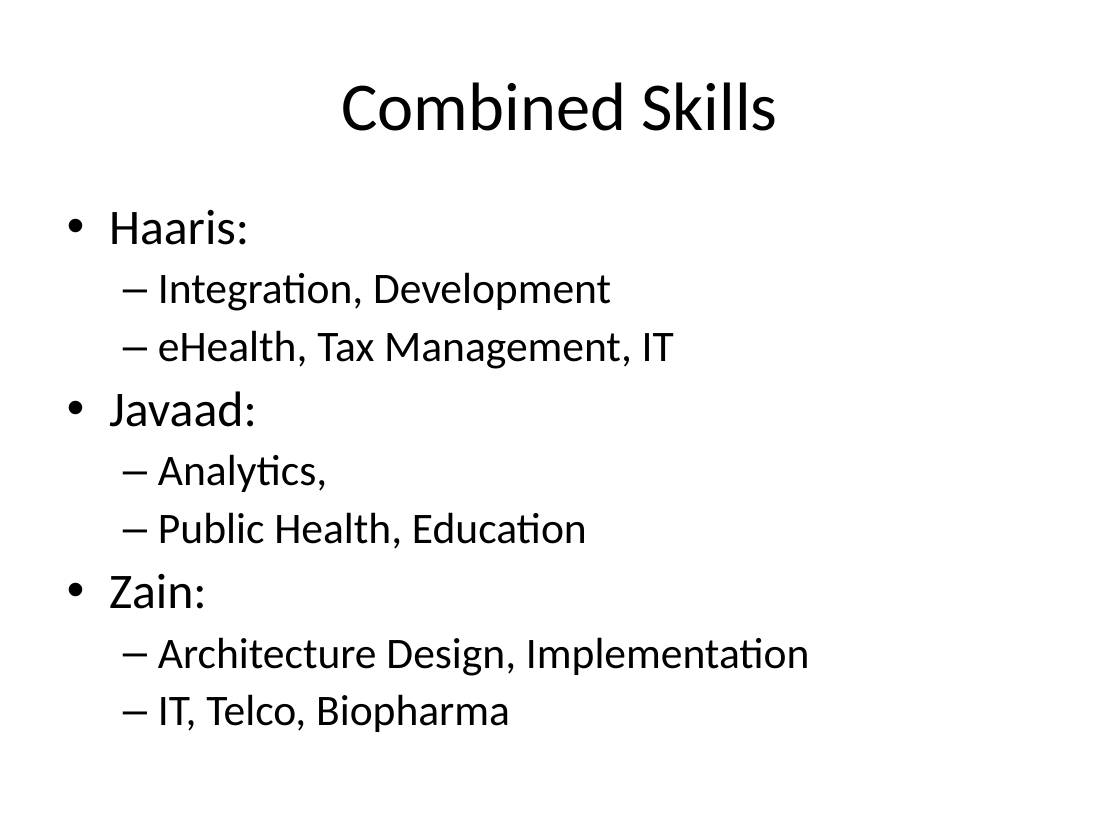
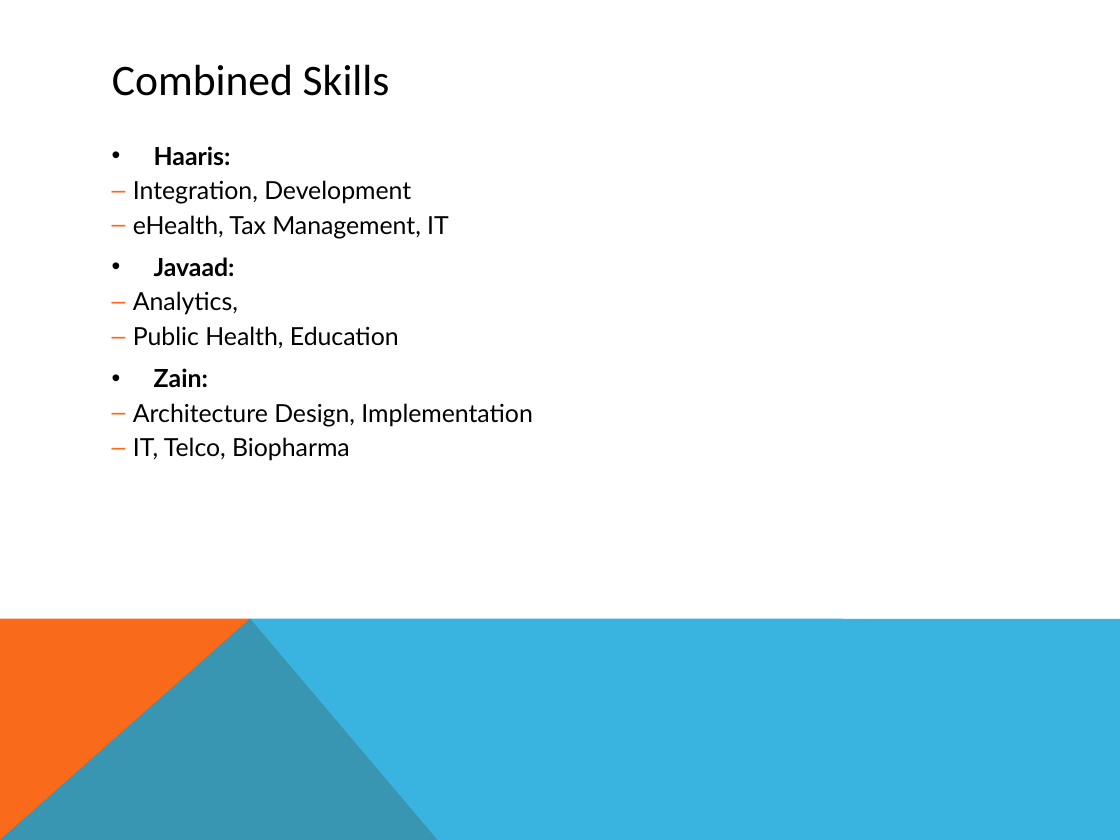
Before and after one commit to zainx01/Hiccup-analytics, a slide deck: slide 4 of Heekup.ppt. Drawn at 1120x840 pixels with LibreOffice and Linux fonts; fonts in the diff are those of the drawing. Boxes give left, top, right and bottom in pixels: in the first picture for what was removed or moved away, otherwise in the second. Text is boxed around its words. In the diff, an @@ line names an element or a change of style, - is before the commit and + after.

```diff
--- a/Heekup.ppt
+++ b/Heekup.ppt
@@ title "Combined Skills": place and size @@
-title "Combined Skills" at (341,82,777,131)
+title "Combined Skills" at (112,64,390,96)
@@ title "Combined Skills" at (112,64,390,96): size 44 to 28 pt; alignment centre to left @@
@@ text "Haaris:": place and size @@
-text "Haaris:" at (109,209,810,732)
+text "Haaris:" at (133,146,532,461)
@@ text "Haaris:" at (133,146,532,461): size 32 to 16 pt, bold on in "Haaris:", "Javaad:", "Zain:"; font Calibri to Lato; size 28 to 16 pt in "Integration, Development", "eHealth, Tax Management, IT", "Analytics,", "Public Health, Education" and 2 more places; line spacing 0.9 to 1; indent changed; less space between paragraphs; bullet colour #000000 to #F96A1B @@
@@ freeform shape added at (0,618,438,840), fill #F96A1B @@
@@ freeform shape added at (0,618,1120,840), fill #08A1D9 at 80% opacity @@
```
Also in this commit, not shown: 5 other slides changed.
